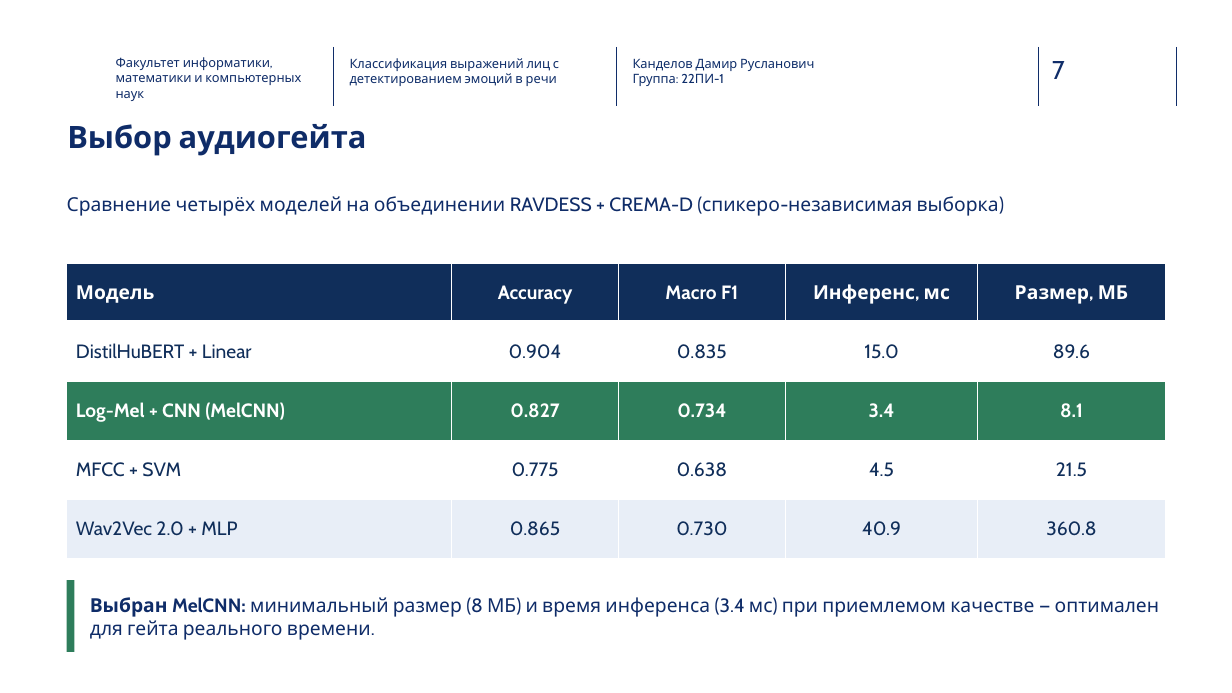
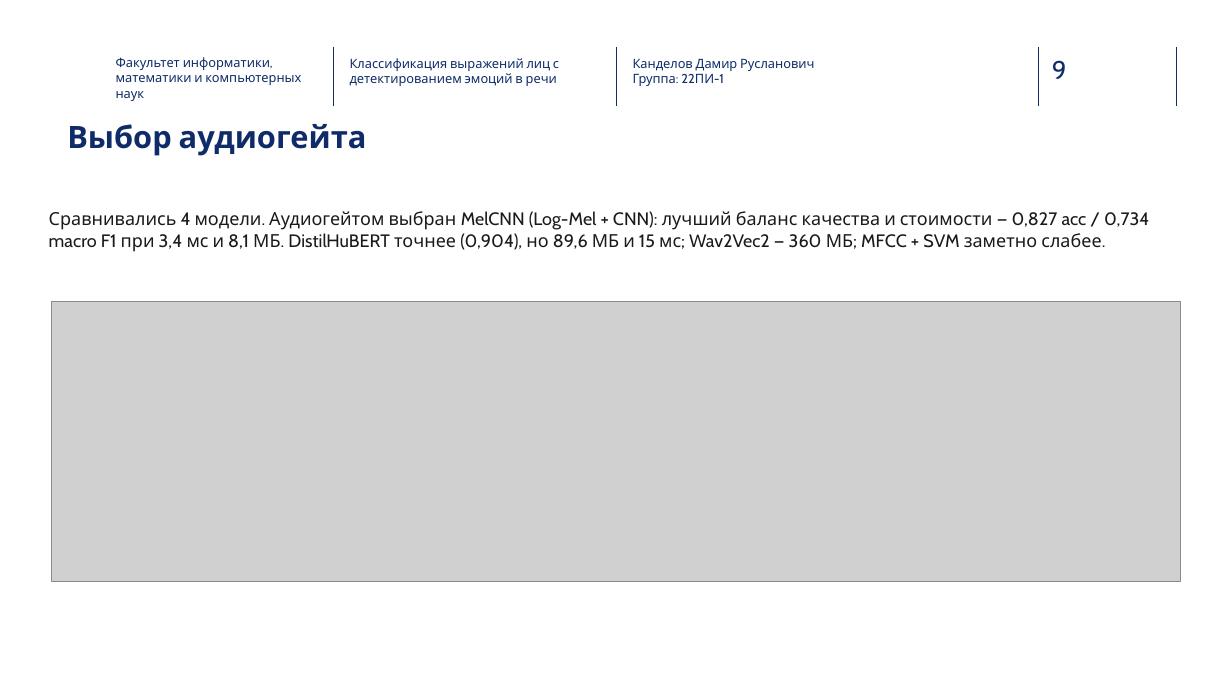
Before and after one commit to Kaparya/Classification-of-Facial-Expressions, a slide deck: slide 9 of Diploma_presentation.pptx (slide 7 before the commit). Drawn at 1232x693 pixels with LibreOffice and Linux fonts; fonts in the diff are those of the drawing; grey boxes stand for pictures; background and template pictures are left out. Boxes give left, top, right and bottom in pixels: in the first picture for what was removed or moved away, otherwise in the second. Text is boxed around its words. In the diff, an @@ line names an element or a change of style, - is before the commit and + after.

```diff
--- a/Diploma_presentation.pptx
+++ b/Diploma_presentation.pptx
@@ page number at bbox=[1052, 60, 1067, 79]: text changed @@
-7
+9
@@ text at bbox=[49, 211, 1149, 252]: text changed; size 15 to 14 pt; text colour #0F2C68 to #1A1A1A @@
-Сравнение четырёх моделей на объединении RAVDESS + CREMA-D (спикеро-независимая выборка)
+Сравнивались 4 модели. Аудиогейтом выбран MelCNN (Log-Mel + CNN): лучший баланс качества и стоимости — 0,827 acc / 0,734 macro F1 при 3,4 мс и 8,1 МБ. DistilHuBERT точнее (0,904), но 89,6 МБ и 15 мс; Wav2Vec2 — 360 МБ; MFCC + SVM заметно слабее.
@@ table removed at bbox=[67, 263, 1166, 558], 5 rows, 5 columns @@
-Модель | Accuracy | Macro F1 | Инференс, мс | Размер, МБ
-DistilHuBERT + Linear | 0.904 | 0.835 | 15.0 | 89.6
-Log-Mel + CNN (MelCNN) | 0.827 | 0.734 | 3.4 | 8.1
-MFCC + SVM | 0.775 | 0.638 | 4.5 | 21.5
-Wav2Vec 2.0 + MLP | 0.865 | 0.730 | 40.9 | 360.8
@@ picture added at bbox=[52, 301, 1181, 581] @@
@@ rectangle removed at bbox=[67, 580, 74, 653] @@
@@ text removed at bbox=[90, 597, 1160, 640] @@
-Выбран MelCNN: минимальный размер (8 МБ) и время инференса (3.4 мс) при приемлемом качестве — оптимален для гейта реального времени.
```
Also in this commit, not shown: 5 other slides changed, 6 slides added, 9 slides removed, 1 other file.
